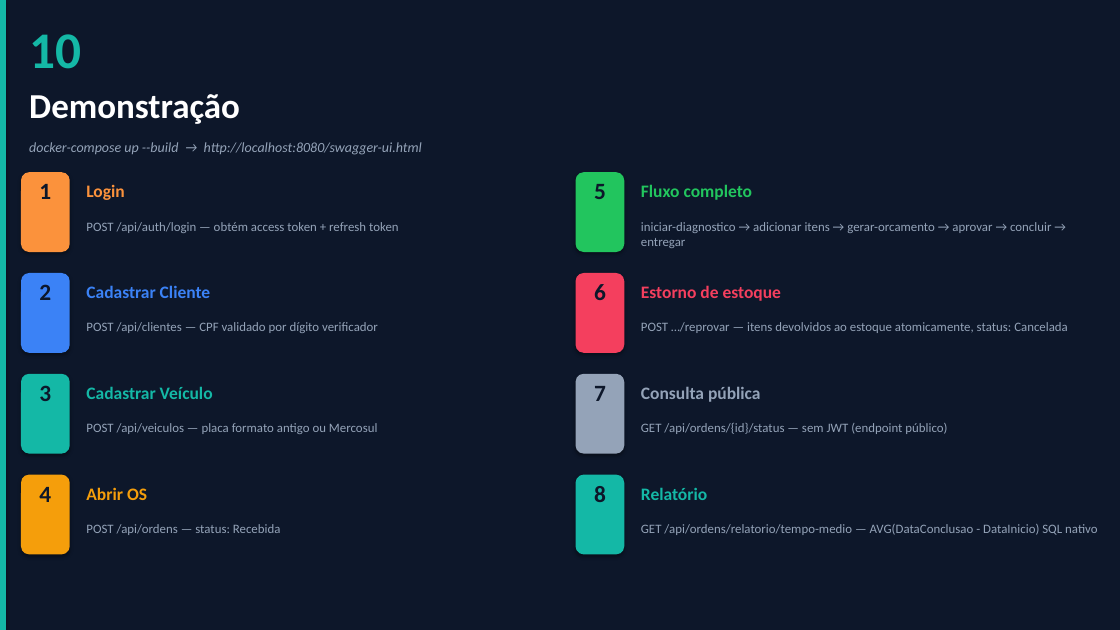
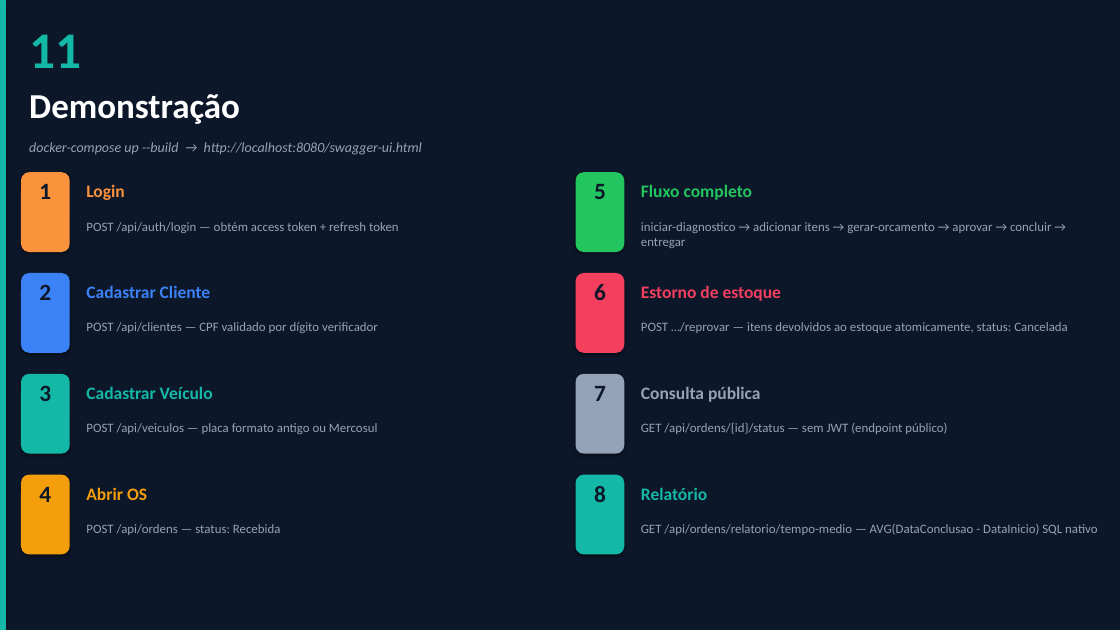
Before and after one commit to Guilherme-Fumagali/tech-challenge-1, a slide deck: slide 12 of docs/apresentacao.pptx (slide 11 before the commit). Drawn at 1120x630 pixels with LibreOffice and Linux fonts; fonts in the diff are those of the drawing. Boxes give left, top, right and bottom in pixels: in the first picture for what was removed or moved away, otherwise in the second. Text is boxed around its words. In the diff, an @@ line names an element or a change of style, - is before the commit and + after.

```diff
--- a/docs/apresentacao.pptx
+++ b/docs/apresentacao.pptx
@@ text at (x1=29, y1=34, x2=81, y2=68): text changed @@
-10
+11
```
Also in this commit, not shown: 1 other slide changed, 1 slide added, 1 other file.
